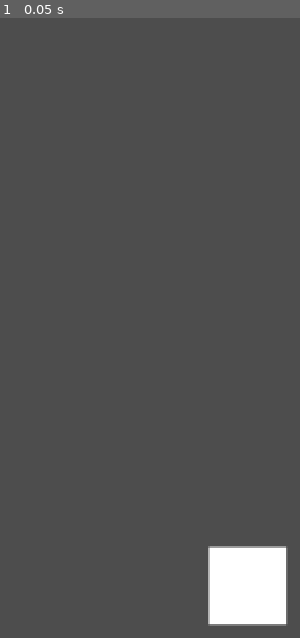
Above: before the commit, frame 1.
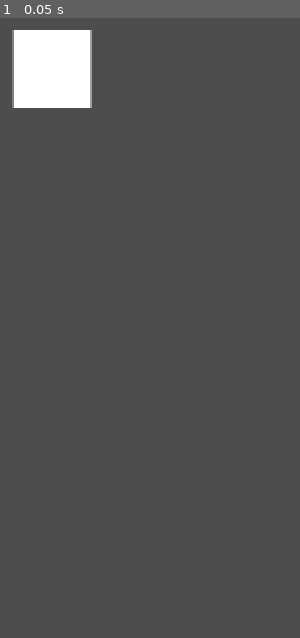
Above: after the commit, the same moment.

Repository: sebastianlindgren00/GetTheBeatGame
Game: Godot game, scene res://Scenes/Game.tscn
Same seed, same stepped clock (60 frames per second), same inputs: the game is played once before the commit and once after it.
Inputs:
- Up to frame 1 (0.05 s): no input

The runs differ from the first frame. In frame 1, 6.8% of the frame differs, in the area x 4-96%, y 1-99%.
Error before the commit: Parse Error: Identifier "VIEWPORT_X" not declared in the current scope. (res://Scripts/handPointer.gd:24)

Commit message:
Fixed some pointer script stuff

Diff:
--- a/Scenes/Game.tscn
+++ b/Scenes/Game.tscn
@@ -168,11 +168,9 @@
 [node name="HandManager" type="Node" parent="."]
 script = ExtResource("1_ott3d")
 
-[node name="HandPointer" type="Node" parent="."]
-script = ExtResource("2_qi1tl")
-
-[node name="pointer" type="ColorRect" parent="HandPointer"]
+[node name="pointer" type="ColorRect" parent="."]
 offset_left = 524.0
 offset_top = 516.0
 offset_right = 580.0
 offset_bottom = 572.0
+script = ExtResource("2_qi1tl")
--- a/Scripts/handPointer.gd
+++ b/Scripts/handPointer.gd
@@ -1,88 +1,93 @@
-extends Node
+extends ColorRect
+
+const VIEWPORT_X = 1152
+const VIEWPORT_Y = 648
+const DOMINANT_HAND = "Right"
+
 var handManager;
+var handOrientation
 
 # Called when the node enters the scene tree for the first time.
 func _ready():
 	handManager = $"../HandManager"
-
+	handOrientation = handManager.orientation
 
 # Called every frame. 'delta' is the elapsed time since the previous frame.
-func _process(delta):
+func _process(_delta):
 	# Get hand data from the tracking
-	var handOrientation = handManager.orientation
 	var hand1 = handManager.hand1
 	var hand2 = handManager.hand2
 	#print(handOrientation[0])
 	if handOrientation[1] != "":
 		#print(handOrientation[1])
 		pass
-		# World position
-	var indexPointPos = hand1[8]# Index finger point
-	var indexPointPosTwo = hand2[8]
-	var indexPointPos2D = Vector2(indexPointPos.x, indexPointPos.y)
-	self.position = indexPointPos2D
-	self.position.x *= VIEWPORT_X;
-	self.position.y *= VIEWPORT_Y;
 
-	# Local Rotation
-	var indexBasePos = ControlScript.index5 # Bottom of index finger
-	var basePos = ControlScript.index0 # Anchor point in hand
-	if is_patting:
-		self.rotation = 0 # No rotation for patting
-	# Angle between bottom of index finger and anchor point in hand.
-	# Creates a rotation for the pointer sprite
+	# Get the dominant hand base and use it as pointer
+	#TODO: Add failsafe for when hand1 or hand2 is empty
+	if handOrientation[0] == DOMINANT_HAND:
+		self.position = hand1[0] * Vector2(VIEWPORT_X, VIEWPORT_Y)
 	else:
-		var indexBasePos2D = Vector2(indexBasePos.x, indexBasePos.y)
-		var basePos2D = Vector2(basePos.x, basePos.y)
-		var fingerRot = basePos2D.angle_to_point(indexBasePos2D)
-		self.rotation = fingerRot + PI/2;
+		self.position = hand2[0] * Vector2(VIEWPORT_X, VIEWPORT_Y)
 
-	check_for_gesture(indexPointPos, indexBasePos, basePos)
+# 	# Local Rotation
+# 	var indexBasePos = ControlScript.index5 # Bottom of index finger
+# 	var basePos = ControlScript.index0 # Anchor point in hand
+# 	if is_patting:
+# 		self.rotation = 0 # No rotation for patting
+# 	# Angle between bottom of index finger and anchor point in hand.
+# 	# Creates a rotation for the pointer sprite
+# 	else:
+# 		var indexBasePos2D = Vector2(indexBasePos.x, indexBasePos.y)
+# 		var basePos2D = Vector2(basePos.x, basePos.y)
+# 		var fingerRot = basePos2D.angle_to_point(indexBasePos2D)
+# 		self.rotation = fingerRot + PI / 2;
 
-	# Reset to default sprite
-	if (!is_pinching && !is_grabbing && !is_patting):
-		gestureText.text = ""
-		_renderer.texture = defaultSprite
+# 	check_for_gesture(indexPointPos, indexBasePos, basePos)
 
-func check_for_gesture(indexPointPos, indexBasePos, basePos):
-	# Look for pat
-	# Check the y-distance between point of index, base of index and base of hand
-	if abs(indexPointPos.y - indexBasePos.y) < pat_dist && abs(indexBasePos.y - basePos.y) < pat_dist:
-		if !is_patting:
-			is_patting = true
-			gestureText.text = "PATTING"
-			is_grabbing = false
-			is_pinching = false
-			_renderer.texture = patSprite
-			if entered_balloon != null:
-				if entered_balloon.is_selected:
-					entered_balloon.unselect()
-				else:
-					entered_balloon.select()
-		return
-	else:
-		if is_patting: is_patting = false
+# 	# Reset to default sprite
+# 	if (!is_pinching&&!is_grabbing&&!is_patting):
+# 		gestureText.text = ""
+# 		_renderer.texture = defaultSprite
 
-	# Look for grab
-	var middleDipPos = ControlScript.index11
-	# Check the distance between middle finger dip and hand base
-	if basePos.distance_to(middleDipPos) < grab_dist:
-		if !is_grabbing:
-			is_grabbing = true
-			gestureText.text = "GRABBING"
-			is_pinching = false
-			_renderer.texture = closedSprite
-		return
-	else:
-		if is_grabbing: is_grabbing = false
+# func check_for_gesture(indexPointPos, indexBasePos, basePos):
+# 	# Look for pat
+# 	# Check the y-distance between point of index, base of index and base of hand
+# 	if abs(indexPointPos.y - indexBasePos.y) < pat_dist&&abs(indexBasePos.y - basePos.y) < pat_dist:
+# 		if !is_patting:
+# 			is_patting = true
+# 			gestureText.text = "PATTING"
+# 			is_grabbing = false
+# 			is_pinching = false
+# 			_renderer.texture = patSprite
+# 			if entered_balloon != null:
+# 				if entered_balloon.is_selected:
+# 					entered_balloon.unselect()
+# 				else:
+# 					entered_balloon.select()
+# 		return
+# 	else:
+# 		if is_patting: is_patting = false
 
-	# Look for pinch
-	var thumbPointPos = ControlScript.index4
-	# Check the distance between point of thumb and point of index
-	if thumbPointPos.distance_to(indexPointPos) < pinch_dist && !is_grabbing:
-		if !is_pinching:
-			is_pinching = true
-			gestureText.text = "PINCHING"
-			_renderer.texture = pinchSprite
-	else:
-		if is_pinching: is_pinching = false
+# 	# Look for grab
+# 	var middleDipPos = ControlScript.index11
+# 	# Check the distance between middle finger dip and hand base
+# 	if basePos.distance_to(middleDipPos) < grab_dist:
+# 		if !is_grabbing:
+# 			is_grabbing = true
+# 			gestureText.text = "GRABBING"
+# 			is_pinching = false
+# 			_renderer.texture = closedSprite
+# 		return
+# 	else:
+# 		if is_grabbing: is_grabbing = false
+
+# 	# Look for pinch
+# 	var thumbPointPos = ControlScript.index4
+# 	# Check the distance between point of thumb and point of index
+# 	if thumbPointPos.distance_to(indexPointPos) < pinch_dist&&!is_grabbing:
+# 		if !is_pinching:
+# 			is_pinching = true
+# 			gestureText.text = "PINCHING"
+# 			_renderer.texture = pinchSprite
+# 	else:
+# 		if is_pinching: is_pinching = false
--- a/project.godot
+++ b/project.godot
@@ -10,7 +10,7 @@
 
 [application]
 
-config/name="tddd57_starter"
+config/name="Beat the Game"
 run/main_scene="res://Scenes/Game.tscn"
 config/features=PackedStringArray("4.2")
 
Not shown, changed: hands_data.txt
